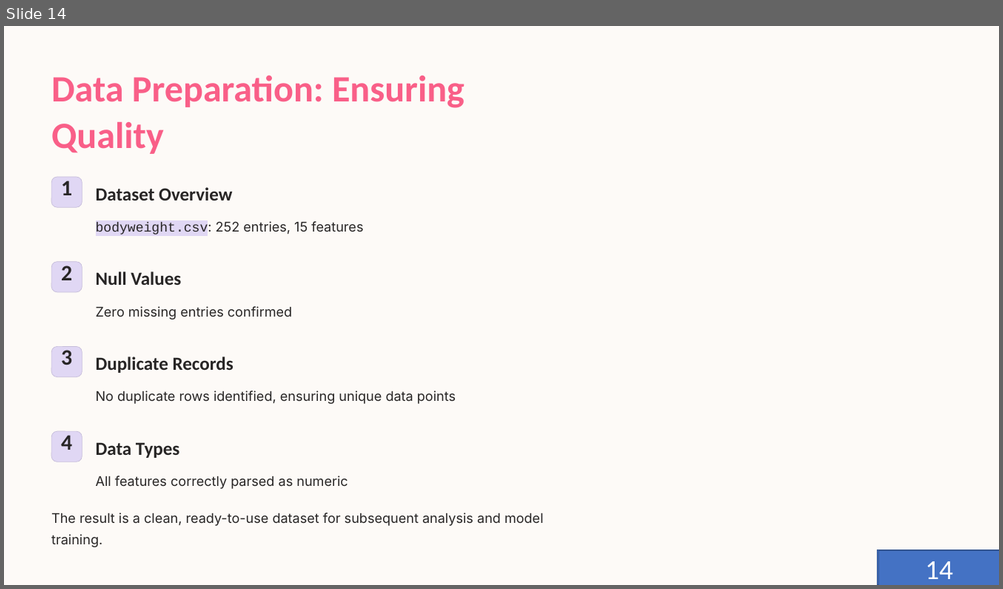
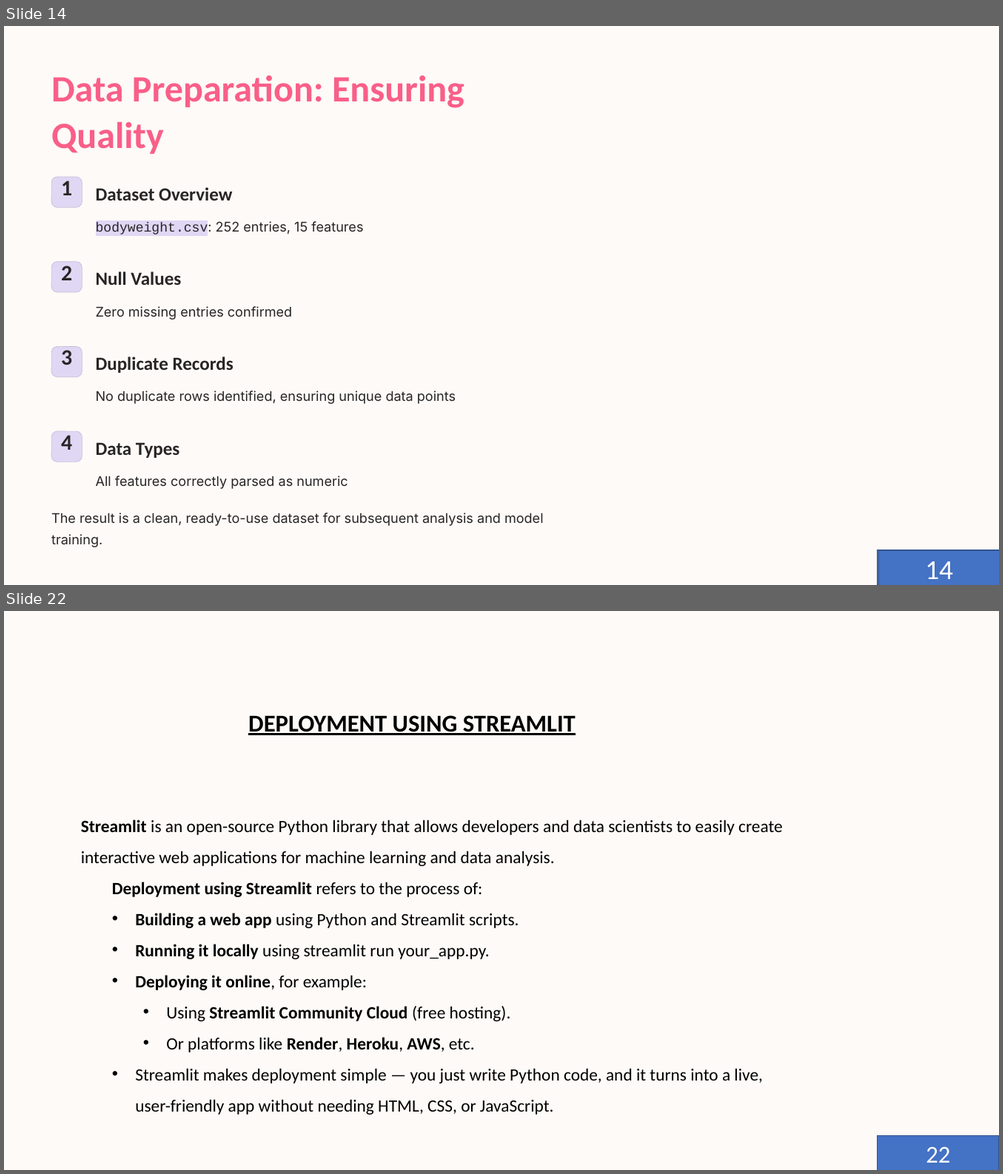
Before and after one commit to Sauri25/AI-PROJECTS, a slide deck: PROJECT 3/final.pptx. Shown one above the other, each under a label of ours: slide 14 before the commit, slides 14 and 22 after it; the slides between them are not shown. The pictures are 1003x589 and 1003x1174 pixels, drawn with LibreOffice and Linux fonts; fonts in the diff are those of the drawing; background and template pictures are left out. Boxes give left, top, right and bottom in pixels: in the first picture for what was removed or moved away, otherwise in the second. Text is boxed around its words. In the diff, an @@ line names an element or a change of style, - is before the commit and + after.

```diff
--- a/PROJECT 3/final.pptx
+++ b/PROJECT 3/final.pptx
@@ slide 22 added at <box>4,611,999,1170</box>, background #FFFFFF; not listed: 1 template element that a slide beside it also shows @@
@@ text added at <box>248,715,575,735</box>, 28 pt, text #000000, bold, underline @@
+DEPLOYMENT USING STREAMLIT
@@ text added at <box>81,820,782,1115</box>, 20 pt, text #000000 @@
+Streamlit is an open-source Python library that allows developers and data scientists to easily create interactive web applications for machine learning and data analysis.
+  Deployment using Streamlit refers to the process of:
+  • Building a web app using Python and Streamlit scripts.
+  • Running it locally using streamlit run your_app.py.
+  • Deploying it online, for example:
+    • Using Streamlit Community Cloud (free hosting).
+    • Or platforms like Render, Heroku, AWS, etc.
+  • Streamlit makes deployment simple — you just write Python code, and it turns into a live, user-friendly app without needing HTML, CSS, or JavaScript.
@@ rectangle added at <box>876,1136,999,1170</box>, fill #4472C4, outline #325491 1 pt, 28 pt, text #FFFFFF @@
+22
```
Also in this commit, not shown: 14 slides changed, 3 other slides added, 2 slides removed, 12 other files.
